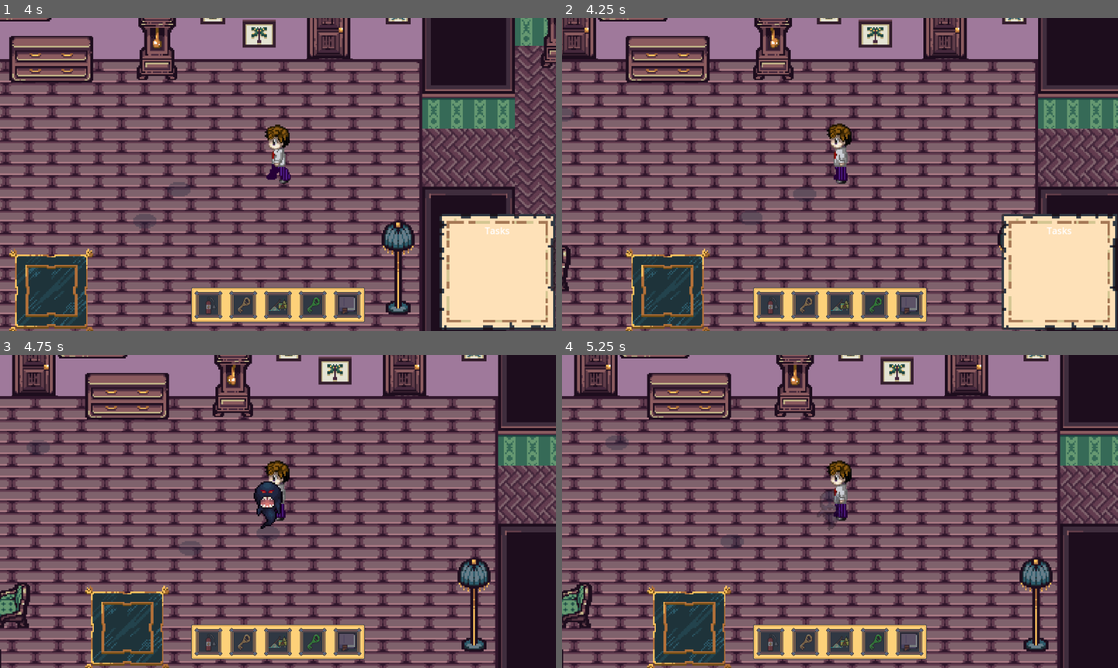
Above: before the commit, frames 1-4 (two rows, left to right).
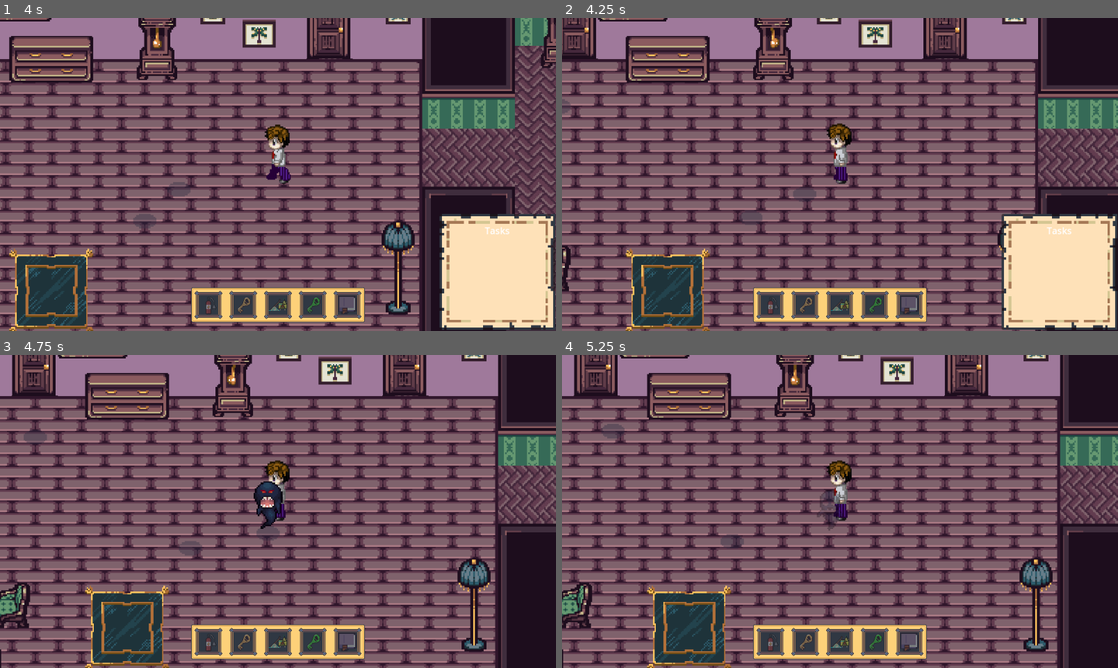
Above: after the commit, the same moments.

Repository: EvanNavel/HauntedSpouse
Game: Godot game, scene res://scenes/House/testing/test_first_floor.tscn
The game is run twice, just before and just after one commit, with the same random seed, the same clock (stepped at 60 frames per second) and the same inputs. This scene is started directly instead of the project's main scene.
Inputs (mouse positions are in pixels of both pictures, inside the frame that each line leads up to):
- Up to frame 1 (4 s): tap Enter at 0.5 s; move the mouse to (400, 158) at 0.52 s; hold D (walk_right) 0.53-1.28 s; tap E (interact) at 0.6, 2.1, 3.6 s; click (400, 158) at 0.67 s; move the mouse to (166, 190) at 1.27 s; hold S (walk_down) 1.28-2.03 s; tap Tab (task_toggle) at 1.35, 2.85 s; click (166, 190) at 1.42 s; move the mouse to (333, 105) at 2.02 s; hold D (walk_right) 2.03-2.78 s; click (333, 105) at 2.17 s; move the mouse to (250, 237) at 2.77 s; hold W (walk_up) 2.78-3.53 s; click (250, 237) at 2.92 s; move the mouse to (444, 221) at 3.52 s; hold A (walk_left) from 3.53 s (still down); click (444, 221) at 3.67 s
- Up to frame 2 (4.25 s): keep holding A (walk_left)
- Up to frame 3 (4.75 s): keep holding A (walk_left); move the mouse to (111, 464) at 4.27 s; tap Tab (task_toggle) at 4.35 s; click (111, 464) at 4.42 s
- Up to frame 4 (5.25 s): move the mouse to (867, 511) at 5.02 s; release A (walk_left) at 5.03 s; hold S (walk_down) from 5.03 s (still down); tap E (interact) at 5.1 s; click (867, 511) at 5.17 s

Frame 1 is identical in both runs. In frame 2, less than 0.1% of the frame differs, in the area x 0-2%, y 26-34%; in frame 3, 0.1%; in frame 4, 0.2%, in the area x 7-12%, y 22-31%.

Commit message:
added bathroom and game for bathroom with collision areas added

Diff:
--- /dev/null
+++ b/hauntedspouse/S.tscn
@@ -0,0 +1,23 @@
+[gd_scene load_steps=3 format=3 uid="uid://chtn3b6s04oqa"]
+
+[ext_resource type="Texture2D" uid="uid://rgklph4oftmu" path="res://assets/Water+/Screenshot 2025-02-21 233952.png" id="1_10tys"]
+
+[sub_resource type="CircleShape2D" id="CircleShape2D_jno5s"]
+radius = 183.068
+
+[node name="Puddlearea" type="Area2D"]
+position = Vector2(11, -8)
+
+[node name="StaticBody2D" type="StaticBody2D" parent="."]
+position = Vector2(125, -13)
+
+[node name="Sprite2D" type="Sprite2D" parent="StaticBody2D"]
+position = Vector2(402, 265)
+texture = ExtResource("1_10tys")
+
+[node name="CollisionPolygon2D" type="CollisionPolygon2D" parent="StaticBody2D"]
+polygon = PackedVector2Array(318, 179, 257, 239, 258, 298, 259, 342, 279, 371, 320, 393, 374, 392, 374, 352, 473, 354, 525, 351, 584, 276, 574, 219, 569, 189, 498, 140, 444, 138, 449, 180)
+
+[node name="CollisionShape2D" type="CollisionShape2D" parent="."]
+position = Vector2(537, 270)
+shape = SubResource("CircleShape2D_jno5s")
--- /dev/null
+++ b/hauntedspouse/puddle.tscn
@@ -0,0 +1,23 @@
+[gd_scene load_steps=3 format=3 uid="uid://be6kxam43dobc"]
+
+[ext_resource type="Texture2D" uid="uid://rgklph4oftmu" path="res://assets/Water+/Screenshot 2025-02-21 233952.png" id="1_81gbl"]
+
+[sub_resource type="CircleShape2D" id="CircleShape2D_jno5s"]
+radius = 183.068
+
+[node name="Puddlearea" type="Area2D"]
+position = Vector2(11, -8)
+
+[node name="StaticBody2D" type="StaticBody2D" parent="."]
+position = Vector2(125, -13)
+
+[node name="Sprite2D" type="Sprite2D" parent="StaticBody2D"]
+position = Vector2(402, 265)
+texture = ExtResource("1_81gbl")
+
+[node name="CollisionPolygon2D" type="CollisionPolygon2D" parent="StaticBody2D"]
+polygon = PackedVector2Array(318, 179, 257, 239, 258, 298, 259, 342, 279, 371, 320, 393, 374, 392, 374, 352, 473, 354, 525, 351, 584, 276, 574, 219, 569, 189, 498, 140, 444, 138, 449, 180)
+
+[node name="CollisionShape2D" type="CollisionShape2D" parent="."]
+position = Vector2(537, 270)
+shape = SubResource("CircleShape2D_jno5s")
--- a/hauntedspouse/scenes/House/bathroom_first_floor.gd
+++ b/hauntedspouse/scenes/House/bathroom_first_floor.gd
@@ -2,7 +2,7 @@
 
 @onready var puddle_area: Area2D = $SinkArea
 @onready var mop_water: Window = %MopWater
-@onready var firearea: Area2D = $Firearea
+@onready var waterarea: Area2D = $Waterarea
 @onready var cleansing: Node2D = $Cleansing
 
 var tasks_done: int = 0
--- a/hauntedspouse/scenes/House/bathroom_first_floor.tscn
+++ b/hauntedspouse/scenes/House/bathroom_first_floor.tscn
@@ -1,14 +1,18 @@
-[gd_scene load_steps=6 format=4 uid="uid://d32nax2mxknou"]
+[gd_scene load_steps=8 format=4 uid="uid://d32nax2mxknou"]
 
 [ext_resource type="TileSet" uid="uid://c832btw0vg02f" path="res://scenes/House/house_tile_set.tres" id="1_fqgab"]
 [ext_resource type="Script" path="res://scenes/House/bathroom_first_floor.gd" id="2_h8dig"]
 [ext_resource type="PackedScene" uid="uid://cd7wecw3juqdd" path="res://scenes/ghosts/ghost.tscn" id="2_s3dwp"]
+[ext_resource type="Texture2D" uid="uid://rgklph4oftmu" path="res://assets/Water+/Screenshot 2025-02-21 233952.png" id="3_6tp8f"]
 [ext_resource type="PackedScene" uid="uid://yfycy2x7h4rf" path="res://scenes/minigames/mop_water.tscn" id="4_gkvsl"]
 
+[sub_resource type="RectangleShape2D" id="RectangleShape2D_3jadm"]
+size = Vector2(33, 22)
+
 [sub_resource type="NavigationPolygon" id="NavigationPolygon_wpg3w"]
-vertices = PackedVector2Array(17.1719, 14.9375, 192.844, 14.0469, 192.141, 61.3984, 121.219, 64.3984, 18.8203, 108.828, 120.219, 107.148)
-polygons = Array[PackedInt32Array]([PackedInt32Array(0, 1, 2, 3), PackedInt32Array(4, 0, 3, 5)])
-outlines = Array[PackedVector2Array]([PackedVector2Array(7, 5, 9, 119, 130, 117, 131, 74, 202, 71, 203, 4)])
+vertices = PackedVector2Array(120.219, 107.148, 18.7422, 108.828, 16.2578, 11, 58.0312, 11, 121.219, 64.3984, 192, 10.0625, 192, 61.4062)
+polygons = Array[PackedInt32Array]([PackedInt32Array(0, 1, 2, 3, 4), PackedInt32Array(4, 3, 5, 6)])
+outlines = Array[PackedVector2Array]([PackedVector2Array(6, 1, 9, 119, 130, 117, 131, 74, 202, 71, 202, 0, 58, 1)])
 
 [node name="Bathroom_first_floor" type="Node2D"]
 
@@ -34,20 +38,67 @@
 
 [node name="Furniture2" type="TileMapLayer" parent="."]
 position = Vector2(7, 27)
-tile_map_data = PackedByteArray("AAALAAgAAgAAAA0AAAAIAAMAAgAAAA0AAAAPAAQAAgAAAA0AAAALAAMAAgAAAA0AAAARAAQAAgAIAAwAAAAPAP//AgAIAAwAAAAJAP//AgAIAAwAAAANAAgAAgAIAAwAAAA=")
+tile_map_data = PackedByteArray("AAARAAQAAgAIAAwAAAAPAP//AgAIAAwAAAAJAP//AgAIAAwAAAANAAgAAgAIAAwAAAA=")
 tile_set = ExtResource("1_fqgab")
 
 [node name="Doors" type="TileMapLayer" parent="."]
 tile_set = ExtResource("1_fqgab")
 
+[node name="puddlearea" type="Area2D" parent="."]
+
+[node name="puddle" type="StaticBody2D" parent="puddlearea"]
+position = Vector2(163, 115)
+scale = Vector2(0.065, 0.065)
+
+[node name="Sprite2D" type="Sprite2D" parent="puddlearea/puddle"]
+position = Vector2(402, 265)
+texture = ExtResource("3_6tp8f")
+
+[node name="CollisionPolygon2D" type="CollisionPolygon2D" parent="puddlearea/puddle"]
+polygon = PackedVector2Array(318, 179, 257, 239, 258, 298, 259, 342, 279, 371, 320, 393, 374, 392, 374, 352, 473, 354, 525, 351, 584, 276, 574, 219, 569, 189, 498, 140, 444, 138, 449, 180)
+
+[node name="puddle3" type="StaticBody2D" parent="puddlearea"]
+position = Vector2(104, 63)
+scale = Vector2(0.075, 0.075)
+
+[node name="Sprite2D" type="Sprite2D" parent="puddlearea/puddle3"]
+position = Vector2(402, 265)
+texture = ExtResource("3_6tp8f")
+
+[node name="CollisionPolygon2D" type="CollisionPolygon2D" parent="puddlearea/puddle3"]
+polygon = PackedVector2Array(318, 179, 257, 239, 258, 298, 259, 342, 279, 371, 320, 393, 374, 392, 374, 352, 473, 354, 525, 351, 584, 276, 574, 219, 569, 189, 498, 140, 444, 138, 449, 180)
+
+[node name="puddle2" type="StaticBody2D" parent="puddlearea"]
+position = Vector2(211, 93)
+scale = Vector2(0.075, 0.075)
+
+[node name="Sprite2D" type="Sprite2D" parent="puddlearea/puddle2"]
+position = Vector2(402, 265)
+texture = ExtResource("3_6tp8f")
+
+[node name="CollisionPolygon2D" type="CollisionPolygon2D" parent="puddlearea/puddle2"]
+polygon = PackedVector2Array(318, 179, 257, 239, 258, 298, 259, 342, 279, 371, 320, 393, 374, 392, 374, 352, 473, 354, 525, 351, 584, 276, 574, 219, 569, 189, 498, 140, 444, 138, 449, 180)
+
+[node name="CollisionShape2D3" type="CollisionShape2D" parent="puddlearea"]
+position = Vector2(242.768, 115.06)
+shape = SubResource("RectangleShape2D_3jadm")
+
+[node name="CollisionShape2D2" type="CollisionShape2D" parent="puddlearea"]
+position = Vector2(190, 131)
+shape = SubResource("RectangleShape2D_3jadm")
+
+[node name="CollisionShape2D" type="CollisionShape2D" parent="puddlearea"]
+position = Vector2(133.5, 82)
+shape = SubResource("RectangleShape2D_3jadm")
+
 [node name="Ghost" parent="." instance=ExtResource("2_s3dwp")]
-position = Vector2(159, 148)
+position = Vector2(224, 82)
 
 [node name="Ghost2" parent="." instance=ExtResource("2_s3dwp")]
-position = Vector2(197.5, 102)
+position = Vector2(123, 147)
 
 [node name="NavigationRegion2D" type="NavigationRegion2D" parent="."]
-position = Vector2(104, 57)
+position = Vector2(103, 61)
 navigation_polygon = SubResource("NavigationPolygon_wpg3w")
 
 [node name="MopWater" parent="." instance=ExtResource("4_gkvsl")]
--- a/hauntedspouse/scenes/minigames/puddle.gd
+++ b/hauntedspouse/scenes/minigames/puddle.gd
@@ -16,8 +16,6 @@
 			count += 1
 			if puddle:
 				puddle.scale /= 2
-			else:
-				print("Puddle is not assigned!")
 			print(count)
 			cooldown.start()
 
